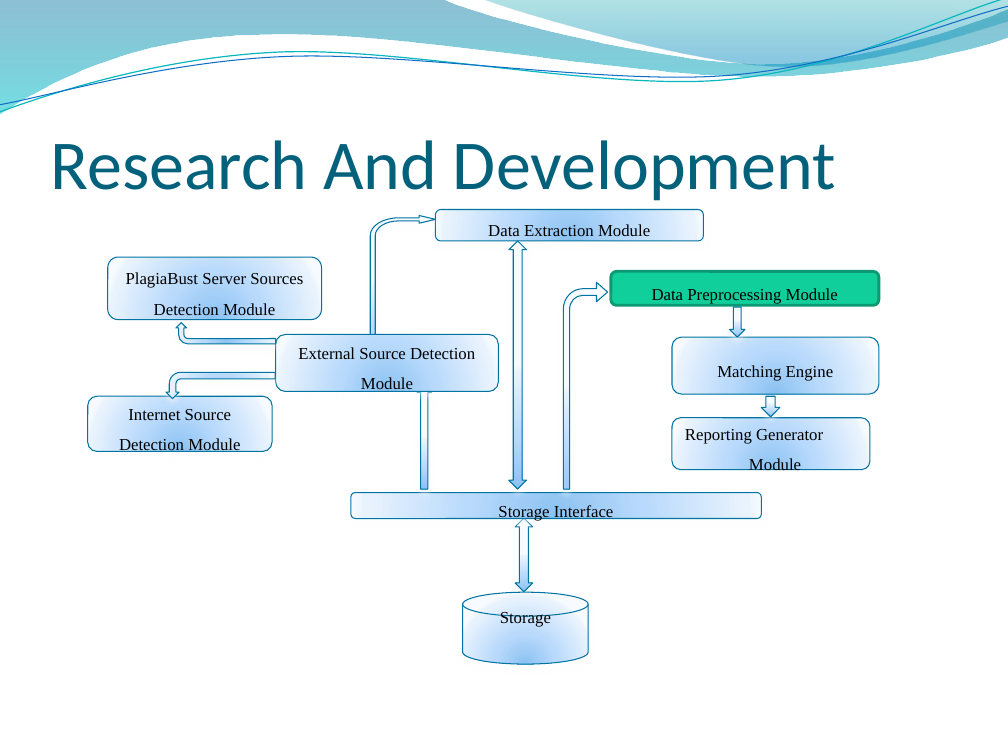
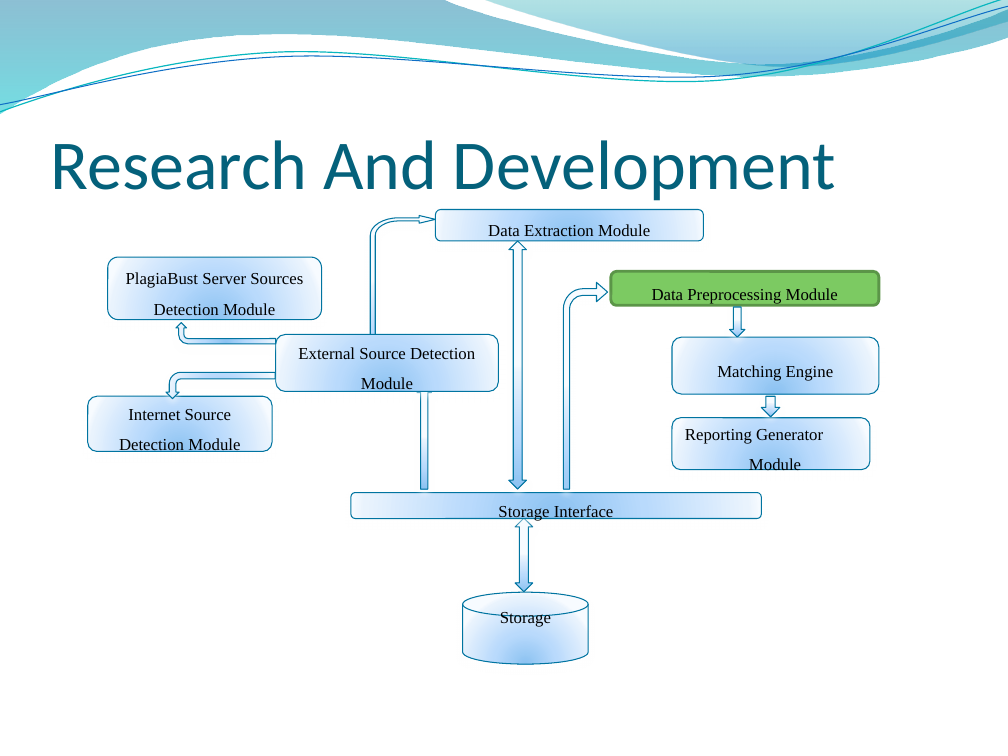
Before and after one commit to RizwanSaeedi/project-plagiabust, a slide deck: slide 21 of project docs/Final Presentation.pptx. Drawn at 1008x756 pixels with LibreOffice and Linux fonts; fonts in the diff are those of the drawing; background and template pictures are left out. Boxes give left, top, right and bottom in pixels: in the first picture for what was removed or moved away, otherwise in the second. Text is boxed around its words. In the diff, an @@ line names an element or a change of style, - is before the commit and + after.

```diff
--- a/project docs/Final Presentation.pptx
+++ b/project docs/Final Presentation.pptx
@@ rounded rectangle "Data Preprocessing Module" at box(611, 271, 879, 305): fill #10CF9B to #7CCA62; outline #0C9973 2 pt to #5C9549 2 pt @@
```
Also in this commit, not shown: 2 other slides changed.
